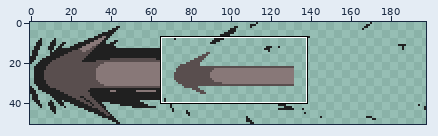
Edited in one commit: sprite sheet (sprites/nspec_blast_close_ash_strip3.png). The first picture is a wide view before the edit; the outline marks the close-up.
Close-up. Before the edit:
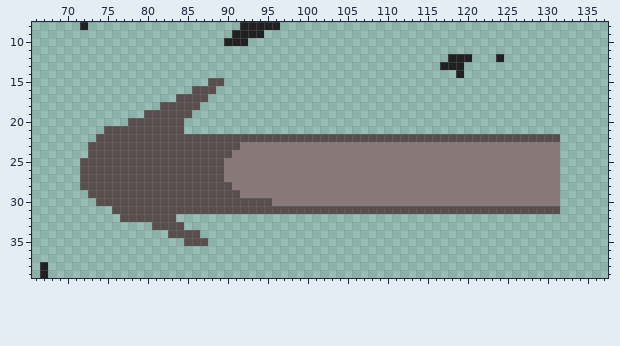
The file is 396x102 pixels, drawn in blocks of 2x2; one block is one cell here. Shown: x 66..137, y 8..39.
Once edited:
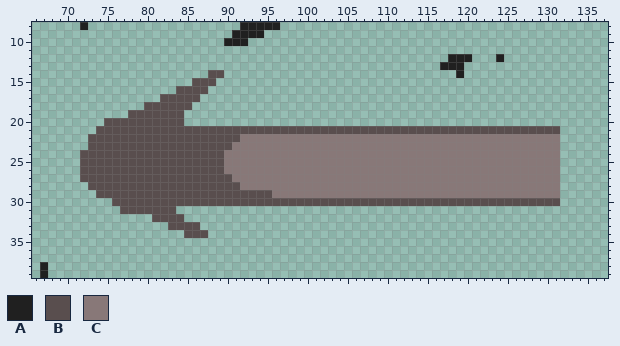
Palette (. is transparent): A #202020  B #594e4e  C #887878
The exact change:
Changed rows in their new state; - is an unchanged pixel.
first column x 72:
14 ----------------BB------------------------------------------
15 --------------BB-.------------------------------------------
16 ------------BB--.-------------------------------------------
17 ----------BB---.--------------------------------------------
18 --------BB----.---------------------------------------------
19 ------BB-----.----------------------------------------------
20 ---BBB------------------------------------------------------
21 --B----------BBBBBBBBBBBBBBBBBBBBBBBBBBBBBBBBBBBBBBBBBBBBBBB
22 -B------------------CCCCCCCCCCCCCCCCCCCCCCCCCCCCCCCCCCCCCCCC
23 -------------------C----------------------------------------
24 B-----------------C-----------------------------------------
27 ------------------B-----------------------------------------
28 .------------------B----------------------------------------
29 -.------------------BBBB------------------------------------
30 --..--------------------BBBBBBBBBBBBBBBBBBBBBBBBBBBBBBBBBBBB
31 ----.-------................................................
32 -----....---B-----------------------------------------------
33 ---------..--BB---------------------------------------------
34 -----------..--B--------------------------------------------
35 -------------...--------------------------------------------
Boxes around the changes in both close-ups, in picture pixels (x1, y1, x2, y2):
changed: (80, 70, 560, 246)
